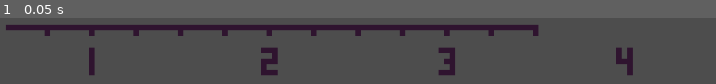
Above: before the commit, frame 1.
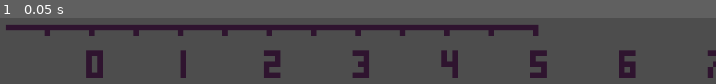
Above: after the commit, the same moment.

Repository: lumodevteam/sovle-squad
Game: Godot game, scene res://scenes/entities/numberLine/numberLine.tscn
Same seed, same stepped clock (60 frames per second), same inputs: the game is played once before the commit and once after it.
Inputs:
- Up to frame 1 (0.05 s): no input

The runs differ from the first frame. In frame 1, 4.8% of the frame differs, in the area x 12-100%, y 45-91%.

Commit message:
changing to numberline, delay, issue: overlap

Diff:
--- a/solve-squad/scenes/entities/numberLine/changeSprite.gd
+++ b/solve-squad/scenes/entities/numberLine/changeSprite.gd
@@ -1,5 +1,7 @@
 extends AnimatedSprite2D
-var selected = false
+
+var selected: bool = false
+
 func _input(event):
 	if selected:
 		if event is InputEventMouseButton and event.pressed and event.button_index == MOUSE_BUTTON_RIGHT:
--- a/solve-squad/scenes/entities/numberLine/line.tscn
+++ b/solve-squad/scenes/entities/numberLine/line.tscn
@@ -16,10 +16,9 @@
 script = ExtResource("2_181vc")
 
 [node name="Area2D" type="Area2D" parent="."]
-position = Vector2(-11.125, 2.5)
+position = Vector2(-8.5, 3)
 
 [node name="CollisionShape2D" type="CollisionShape2D" parent="Area2D"]
-position = Vector2(2.5, -0.375)
 shape = SubResource("RectangleShape2D_q3g78")
 
 [connection signal="body_entered" from="Area2D" to="." method="_on_area_2d_body_entered"]
--- a/solve-squad/scenes/entities/numberLine/number.tscn
+++ b/solve-squad/scenes/entities/numberLine/number.tscn
@@ -6,6 +6,10 @@
 
 [sub_resource type="AtlasTexture" id="AtlasTexture_r3762"]
 region = Rect2(0, 0, 32, 32)
+
+[sub_resource type="AtlasTexture" id="AtlasTexture_mik0x"]
+atlas = ExtResource("2_h76h0")
+region = Rect2(0, 96, 32, 32)
 
 [sub_resource type="AtlasTexture" id="AtlasTexture_n88n4"]
 atlas = ExtResource("2_h76h0")
@@ -43,13 +47,12 @@
 atlas = ExtResource("2_h76h0")
 region = Rect2(64, 64, 32, 32)
 
-[sub_resource type="AtlasTexture" id="AtlasTexture_mik0x"]
-atlas = ExtResource("2_h76h0")
-region = Rect2(0, 96, 32, 32)
-
 [sub_resource type="SpriteFrames" id="SpriteFrames_simlw"]
 animations = [{
 "frames": [{
+"duration": 1.0,
+"texture": SubResource("AtlasTexture_mik0x")
+}, {
 "duration": 1.0,
 "texture": SubResource("AtlasTexture_n88n4")
 }, {
@@ -76,9 +79,6 @@
 }, {
 "duration": 1.0,
 "texture": SubResource("AtlasTexture_ht8bq")
-}, {
-"duration": 1.0,
-"texture": SubResource("AtlasTexture_mik0x")
 }],
 "loop": true,
 "name": &"default",
@@ -94,17 +94,24 @@
 sprite = NodePath("number")
 
 [node name="number" type="Sprite2D" parent="."]
+position = Vector2(0, 24)
 scale = Vector2(8, 8)
 texture = SubResource("AtlasTexture_r3762")
 region_rect = Rect2(0, 0, 32, 32)
 
 [node name="AnimatedSprite2D" type="AnimatedSprite2D" parent="number"]
-position = Vector2(0, -0.125)
 sprite_frames = SubResource("SpriteFrames_simlw")
+frame = 2
+frame_progress = 0.12787193
+offset = Vector2(0.5, 0.5)
 script = ExtResource("3_vgl6b")
 
 [node name="CharacterBody2D" type="CharacterBody2D" parent="number"]
+input_pickable = true
 
 [node name="CollisionShape2D" type="CollisionShape2D" parent="number/CharacterBody2D"]
-position = Vector2(-0.375, -0.6875)
 shape = SubResource("RectangleShape2D_nyarm")
+
+[connection signal="mouse_entered" from="number/CharacterBody2D" to="." method="_on_character_body_2d_mouse_entered"]
+[connection signal="mouse_exited" from="number/CharacterBody2D" to="." method="_on_character_body_2d_mouse_exited"]
+[connection signal="mouse_shape_entered" from="number/CharacterBody2D" to="." method="_on_character_body_2d_mouse_shape_entered"]
--- a/solve-squad/scenes/entities/numberLine/numberLine.gd
+++ b/solve-squad/scenes/entities/numberLine/numberLine.gd
@@ -1,10 +1,15 @@
 extends Sprite2D
+
+@onready var area: Area2D = $Area2D
 
 enum State { #different parts of line and numbers
 	middle,
 	right,
 	left,
 }
+
+func _ready() -> void:
+	print(area.global_position)
 
 func change_state(state) -> void:
 	self.set_frame(state)
@@ -23,8 +28,5 @@
 
 
 func _on_area_2d_body_entered(body: Node2D) -> void:
-	print("tets")
-	print(body.get_parent().name)
 	if body.get_parent().name == "number":
-		print("buttercup")
-		NumberLine.body_entered.emit(self.position, body.get_parent().get_parent().id)
+		NumberLine.body_entered.emit(area.global_position, body.get_parent().get_parent().id)
--- a/solve-squad/scenes/entities/numberLine/number_line.gd
+++ b/solve-squad/scenes/entities/numberLine/number_line.gd
@@ -19,8 +19,8 @@
 	line3.position = Vector2(8*32*3, 100)
 	add_child(line3)
 	for i in range(10):
-		var num_1 = number_scene.instantiate()
-		num_1.change_state(i)
-		num_1.position = Vector2(32*8*i + 32*8, 150)
-		num_1.id = i
-		add_child(num_1)
+		var num = number_scene.instantiate()
+		num.change_state(i)
+		num.position = Vector2(32*4*i + 32*8, 125)
+		num.id = i
+		add_child(num)
--- a/solve-squad/scenes/entities/numberLine/numbers.gd
+++ b/solve-squad/scenes/entities/numberLine/numbers.gd
@@ -2,37 +2,45 @@
 
 var isDragging = false # state management
 var mouseOffset #center's the mouse on click
-var delay = 15
+var delay = 0
 
 @export var animated_sprite: AnimatedSprite2D
 @export var sprite: Sprite2D
+@export var clickable_area: CollisionShape2D
 
 var id: int
+
+var mouse_in_clickable_area: bool = false
 
 func _ready() -> void:
 	NumberLine.body_entered.connect(_on_body_entered)
 
 func _on_body_entered(body_position: Vector2, id: int) -> void:
-	if self.id == id and isDragging == false:
+	if self.id == id:
+		isDragging = false
 		animated_sprite.selected = false
-		sprite.position = body_position
+		self.global_position = body_position
 
 func change_state(state: int) -> void:
 	animated_sprite.frame = state
 
 func _physics_process(delta):
-	if isDragging == true:
+	if isDragging:
 		var tween = get_tree().create_tween()
 		tween.tween_property(self, "position", get_global_mouse_position(), delay * delta)
-
 func _input(event):
 	if event is InputEventMouseButton and event.button_index == MOUSE_BUTTON_LEFT:
 		if event.pressed:
-			if sprite.get_rect().has_point(to_local(event.position)):
-				print('clicked')
+			if mouse_in_clickable_area:
 				isDragging = true
 				animated_sprite.selected = true
 			else:
 				animated_sprite.selected = false
 		else:
 			isDragging = false
+
+func _on_character_body_2d_mouse_entered() -> void:
+	mouse_in_clickable_area = true
+
+func _on_character_body_2d_mouse_exited() -> void:
+	mouse_in_clickable_area = false
